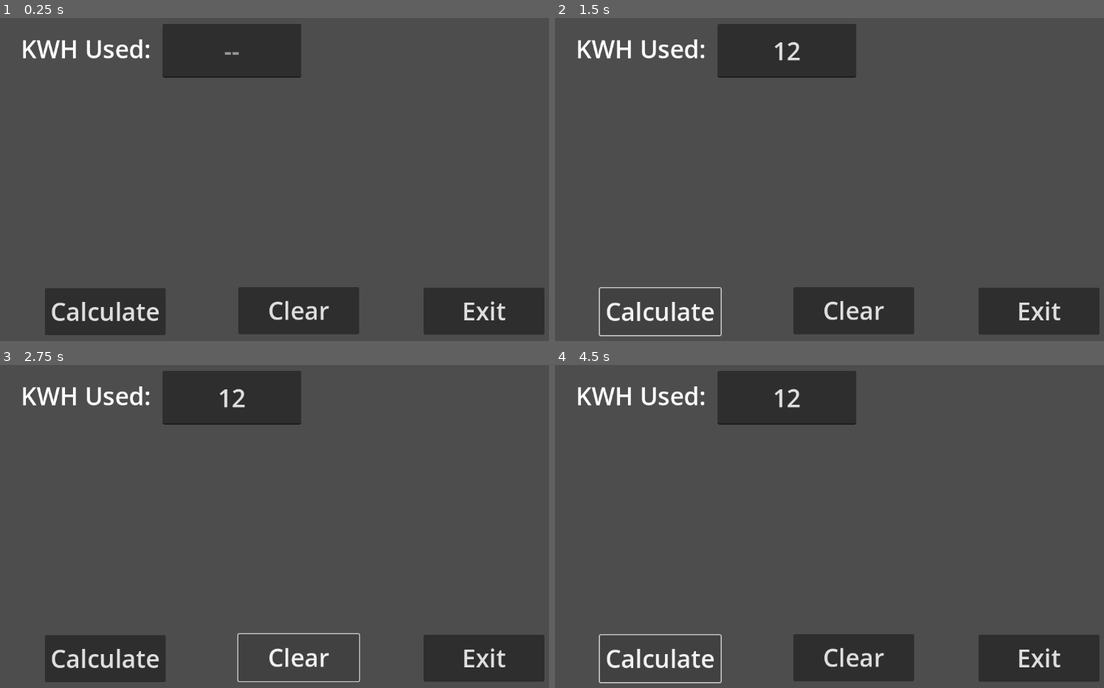
Above: before the commit, frames 1-4 (two rows, left to right).
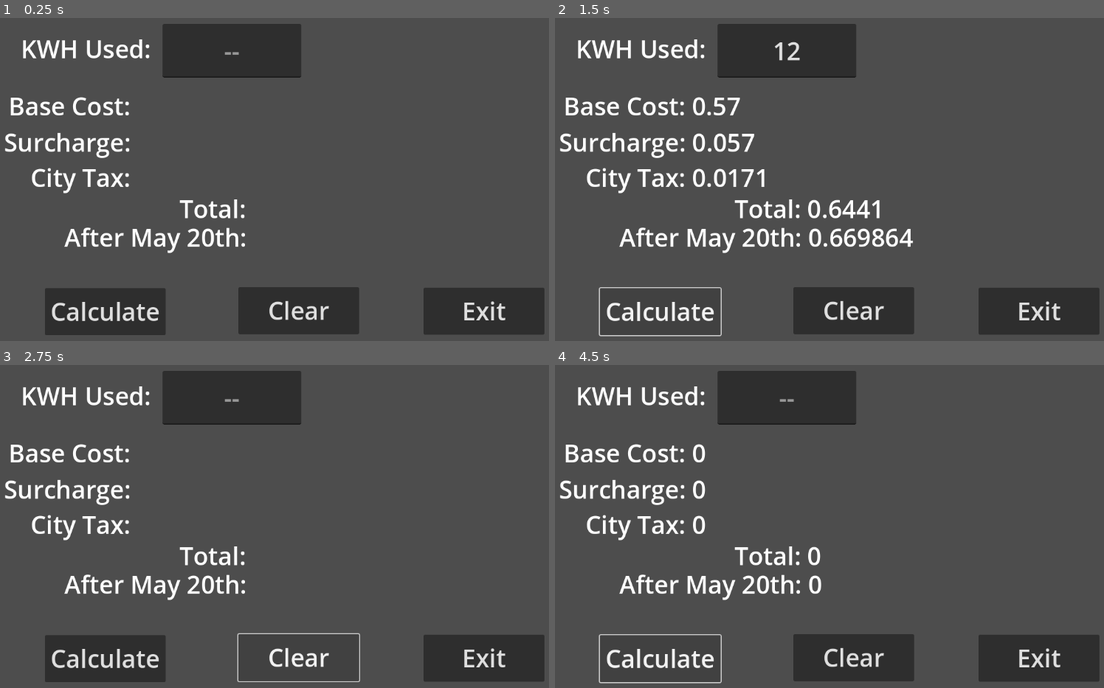
Above: after the commit, the same moments.

Repository: janssen-r/game-design-1
Game: Godot game, scene res://LangDocs/prog_93a.tscn
Two runs of this game, one before a commit and one after it. Both use one fixed random seed, a clock stepped at 60 frames per second and the inputs below. The project has no main scene, so this scene is started directly.
Inputs (mouse positions are in pixels of both pictures, inside the frame that each line leads up to):
- Up to frame 1 (0.25 s): no input
- Up to frame 2 (1.5 s): click (785, 50) at 0.52 s; type "12" at 0.6 s; click "Calculate" at 1.25 s
- Up to frame 3 (2.75 s): click "Clear" at 2 s
- Up to frame 4 (4.5 s): click "Calculate" at 2.75 s; click "Clear" at 3.5 s; click "Calculate" at 4.25 s

The runs differ from the first frame. In frame 1, 2.5% of the frame differs, in the area x 0-45%, y 24-73%; in frame 2, 4.2%, in the area x 0-66%, y 24-73%; in frame 3, 2.6%; in frame 4, 3.0%.

Commit message:
Update 9/11

Diff:
--- a/LangDocs/prog_93a.gd
+++ b/LangDocs/prog_93a.gd
@@ -1,12 +1,25 @@
 extends Control
 
 func _on_btn_calc_pressed() -> void:
-	var Kwh = int($txtKwh.text)
-
+	var Kwh = float($txtKwh.text)
+	var Base = Kwh * 0.0475
+	var Sur = Base * 0.1
+	var Tax = Base * 0.03
+	var Total = Base + Sur + Tax
+	var Penalty = Total + (Total * 0.04)
+	$lblBase.text = "Base Cost: " + str(Base)
+	$lblSur.text = "Surcharge: " + str(Sur)
+	$lblTax.text = "City Tax: " + str(Tax)
+	$lblTotal.text = "Total: " + str(Total)
+	$lblPenalty.text = "After May 20th: " + str(Penalty)
 
 func _on_btn_calc_2_pressed() -> void:
-	pass # Replace with function body.
-
+	$lblBase.text = "Base Cost: "
+	$lblSur.text = "Surcharge: "
+	$lblTax.text = "City Tax: "
+	$lblTotal.text = "Total: "
+	$lblPenalty.text = "After May 20th: "
+	$txtKwh.text = ""
 
 func _on_btn_calc_3_pressed() -> void:
-	pass # Replace with function body.
+	get_tree().quit()
--- a/LangDocs/prog_93a.tscn
+++ b/LangDocs/prog_93a.tscn
@@ -58,6 +58,51 @@
 theme = ExtResource("2_skga2")
 text = "Exit"
 
+[node name="lblBase" type="Label" parent="."]
+layout_mode = 0
+offset_left = 21.0
+offset_top = 146.0
+offset_right = 469.0
+offset_bottom = 227.0
+theme = ExtResource("2_skga2")
+text = "Base Cost:"
+
+[node name="lblSur" type="Label" parent="."]
+layout_mode = 0
+offset_left = 12.0
+offset_top = 217.0
+offset_right = 460.0
+offset_bottom = 298.0
+theme = ExtResource("2_skga2")
+text = "Surcharge:"
+
+[node name="lblTax" type="Label" parent="."]
+layout_mode = 0
+offset_left = 64.0
+offset_top = 286.0
+offset_right = 512.0
+offset_bottom = 367.0
+theme = ExtResource("2_skga2")
+text = "City Tax: "
+
+[node name="lblTotal" type="Label" parent="."]
+layout_mode = 0
+offset_left = 355.0
+offset_top = 347.0
+offset_right = 803.0
+offset_bottom = 428.0
+theme = ExtResource("2_skga2")
+text = "Total:"
+
+[node name="lblPenalty" type="Label" parent="."]
+layout_mode = 0
+offset_left = 130.0
+offset_top = 403.0
+offset_right = 726.0
+offset_bottom = 484.0
+theme = ExtResource("2_skga2")
+text = "After May 20th:"
+
 [connection signal="pressed" from="btnCalc" to="." method="_on_btn_calc_pressed"]
 [connection signal="pressed" from="btnCalc2" to="." method="_on_btn_calc_2_pressed"]
 [connection signal="pressed" from="btnCalc3" to="." method="_on_btn_calc_3_pressed"]
